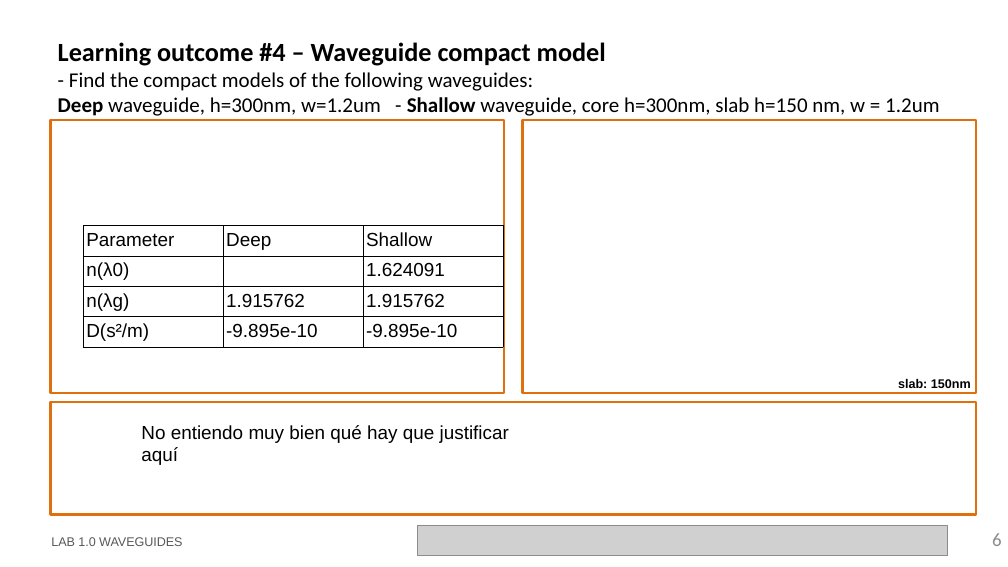
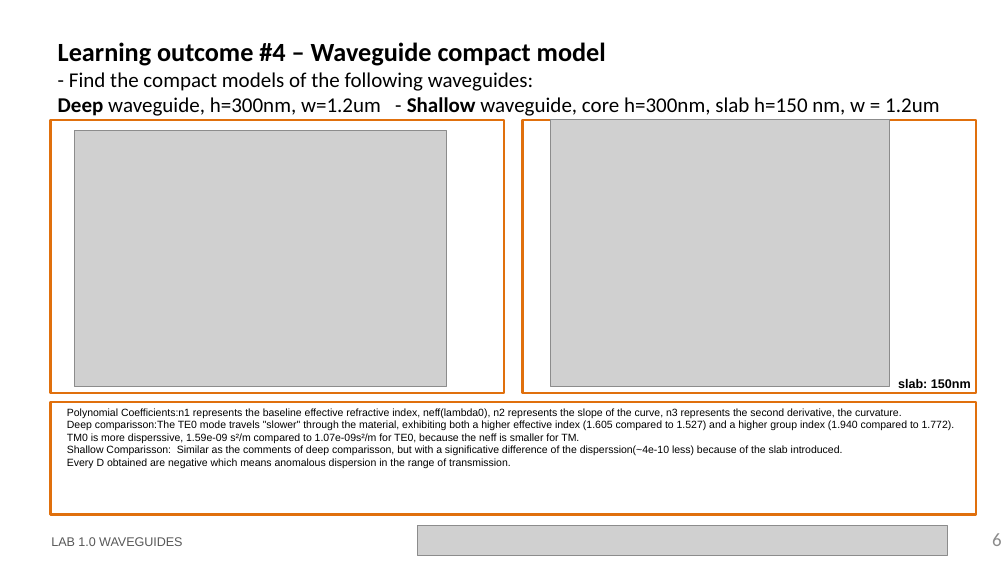
Before and after one commit to lorenagomezdiego/cifoin-lab1, a slide deck: slide 6 of LabBook_10.pptx. Drawn at 1008x567 pixels with LibreOffice and Linux fonts; fonts in the diff are those of the drawing; grey boxes stand for pictures; background and template pictures are left out. Boxes give left, top, right and bottom in pixels: in the first picture for what was removed or moved away, otherwise in the second. Text is boxed around its words. In the diff, an @@ line names an element or a change of style, - is before the commit and + after.

```diff
--- a/LabBook_10.pptx
+++ b/LabBook_10.pptx
@@ picture added at <box>551,119,890,386</box> @@
@@ picture added at <box>74,131,446,387</box> @@
@@ table removed at <box>83,226,503,347</box>, 4 rows, 3 columns @@
-Parameter | Deep | Shallow
-n(λ0) |  | 1.624091
-n(λg) | 1.915762 | 1.915762
-D(s²/m) | -9.895e-10 | -9.895e-10
@@ text at <box>67,408,955,468</box>: text changed; size 18 to 10 pt @@
-No entiendo muy bien qué hay que justificar aquí
+Polynomial Coefficients:n1 represents the baseline effective refractive index, neff(lambda0), n2 represents the slope of the curve, n3 represents the second derivative, the curvature.
+Deep comparisson:The TE0 mode travels "slower" through the material, exhibiting both a higher effective index (1.605 compared to 1.527) and a higher group index (1.940 compared to 1.772). TM0 is more disperssive, 1.59e-09 s²/m compared to 1.07e-09s²/m for TE0, because the neff is smaller for TM.
+Shallow Comparisson: Similar as the comments of deep comparisson, but with a significative difference of the disperssion(~4e-10 less) because of the slab introduced.
+Every D obtained are negative which means anomalous dispersion in the range of transmission.
```
Also in this commit, not shown: 2 other slides changed, 4 other files.
